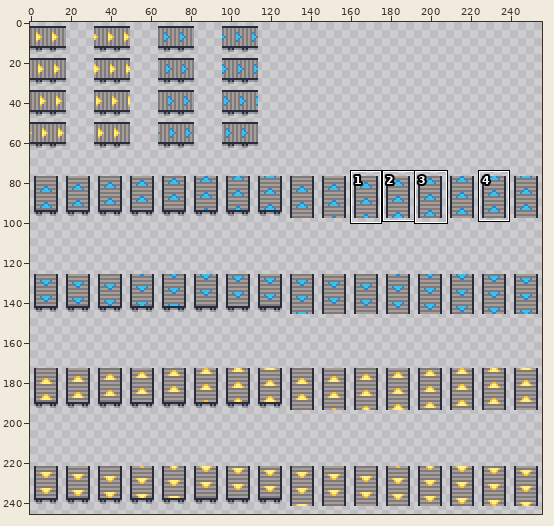
Two states of a pixel-art file, Assets/ms49/textures/tiles/conveyorBelts.aseprite. Above: a wide view before the commit, with the close-up outlined.
Close-up. Old version:
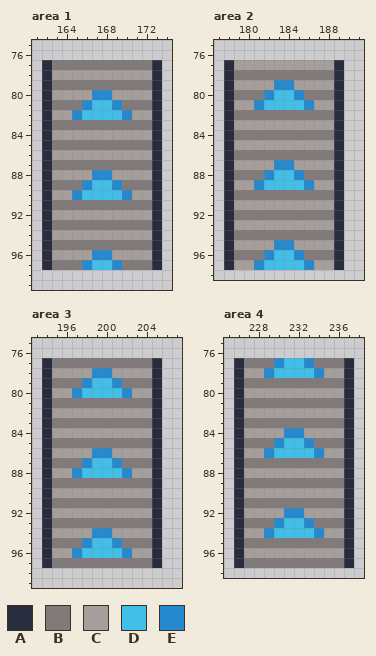
256x256 pixels, 1 frame. Shown: area 1: x 161..174, y 75..99; area 2: x 177..191, y 75..98; area 3: x 193..207, y 75..99; area 4: x 225..238, y 75..98. The wide view leaves out empty margins. The commit also changed other parts of the picture, which this record leaves out.
Palette (. is transparent): A #282c3c  B #807b7a  C #a69e9a  D #42bfe8  E #2789cd
Once edited:
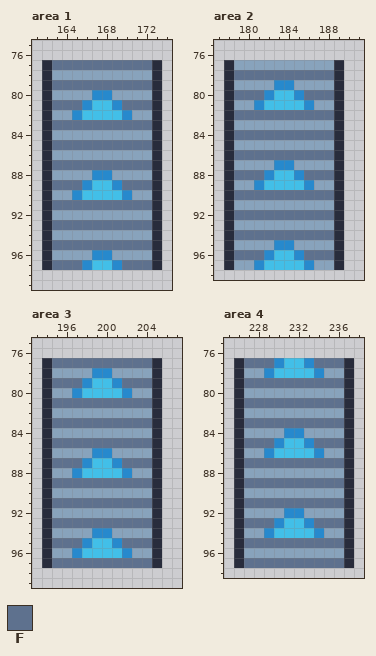
Colours new in this view: F #5e718e
The edit:
Colour C changes from #a69e9a to #88a3bc.
Area 1, layer "Layer":
The edit turns colour B into colour F in row 77 at x 163 to 172; in row 79 at x 163 to 172; in row 81 at x 163 to 165 and 170 to 172; in row 83 at x 163 to 172; in row 85 at x 163 to 172; in row 87 at x 163 to 172.
The edit turns colour B into colour F in row 89 at x 163 to 165 and 170 to 172; in row 91 at x 163 to 172; in row 93 at x 163 to 172; in row 95 at x 163 to 172; in row 97 at x 163 to 165 and 170 to 172.
Area 2, layer "Layer":
The edit turns colour B into colour F in row 78 at x 179 to 188; in row 80 at x 179 to 181 and 186 to 188; in row 82 at x 179 to 188; in row 84 at x 179 to 188; in row 86 at x 179 to 188; in row 88 at x 179 to 181 and 186 to 188.
The edit turns colour B into colour F in row 90 at x 179 to 188; in row 92 at x 179 to 188; in row 94 at x 179 to 188; in row 96 at x 179 to 181 and 186 to 188.
Area 3, layer "Layer":
The edit turns colour B into colour F in row 77 at x 195 to 204; in row 79 at x 195 to 197 and 202 to 204; in row 81 at x 195 to 204; in row 83 at x 195 to 204; in row 85 at x 195 to 204; in row 87 at x 195 to 197 and 202 to 204.
The edit turns colour B into colour F in row 89 at x 195 to 204; in row 91 at x 195 to 204; in row 93 at x 195 to 204; in row 95 at x 195 to 197 and 202 to 204; in row 97 at x 195 to 204.
Area 4, layer "Layer":
The edit turns colour B into colour F in row 77 at x 227 to 229 and 234 to 236; in row 79 at x 227 to 236; in row 81 at x 227 to 236; in row 83 at x 227 to 236; in row 85 at x 227 to 229 and 234 to 236; in row 87 at x 227 to 236.
The edit turns colour B into colour F in row 89 at x 227 to 236; in row 91 at x 227 to 236; in row 93 at x 227 to 229 and 234 to 236; in row 95 at x 227 to 236; in row 97 at x 227 to 236.
Changed places in both close-ups, as pixel boxes (x1, y1, x2, y2):
changed: (52, 60, 152, 270)
changed: (234, 60, 334, 270)
changed: (52, 358, 152, 568)
changed: (244, 358, 344, 568)
